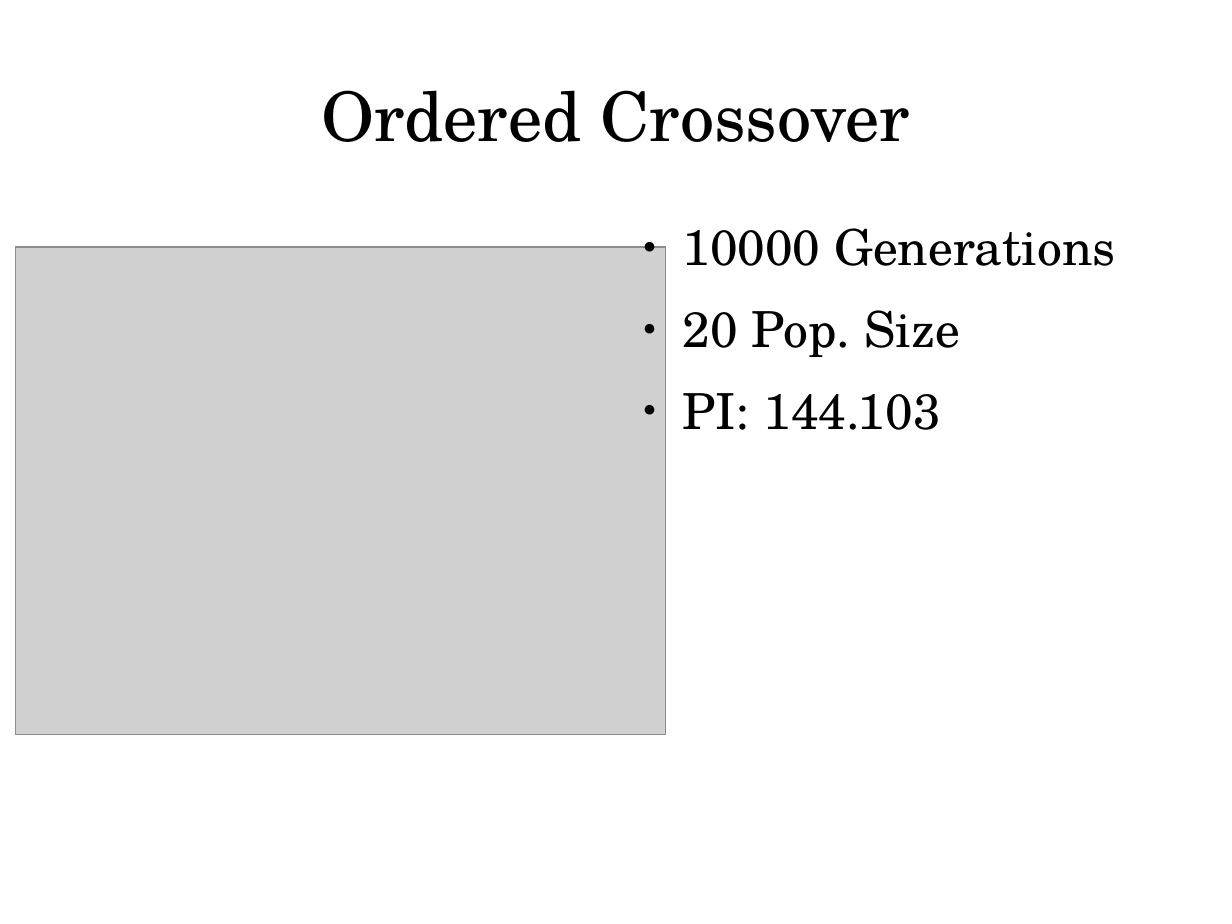
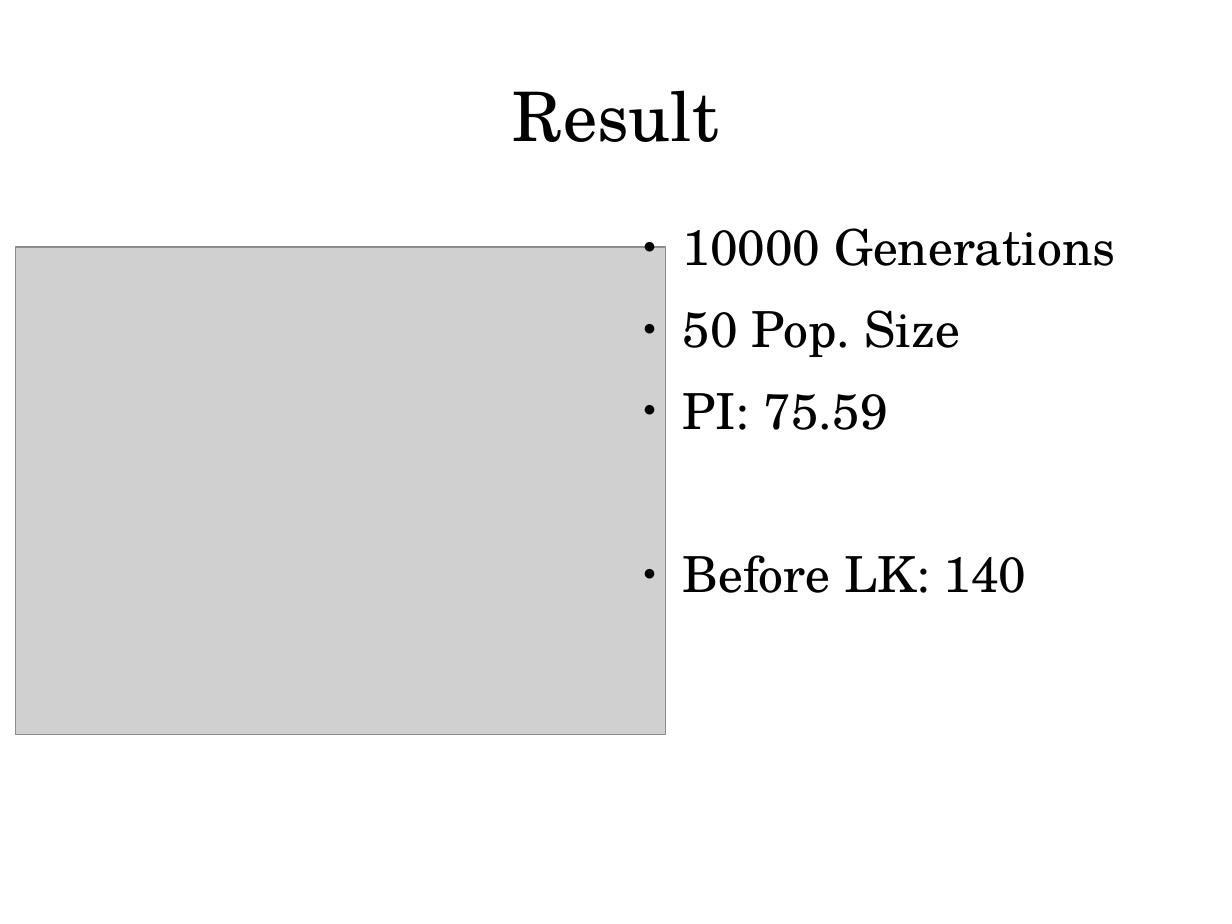
Before and after one commit to LBPeterson/VEL113F_Genetic-Algorithms, a slide deck: slide 10 of Presentation/presentation.odp (slide 8 before the commit). Drawn at 1232x924 pixels with LibreOffice and Linux fonts; fonts in the diff are those of the drawing; grey boxes stand for pictures. Boxes give left, top, right and bottom in pixels: in the first picture for what was removed or moved away, otherwise in the second. Text is boxed around its words. In the diff, an @@ line names an element or a change of style, - is before the commit and + after.

```diff
--- a/Presentation/presentation.odp
+++ b/Presentation/presentation.odp
@@ title at [513,90,719,142]: text changed @@
-Ordered Crossover
+Result
@@ text at [683,310,1027,593]: text changed @@
-● 20 Pop. Size
-● PI: 144.103
+● 50 Pop. Size
+● PI: 75.59
+● Before LK: 140
```
Also in this commit, not shown: 1 other slide changed, 3 slides added, 2 slides removed, 12 other files.
